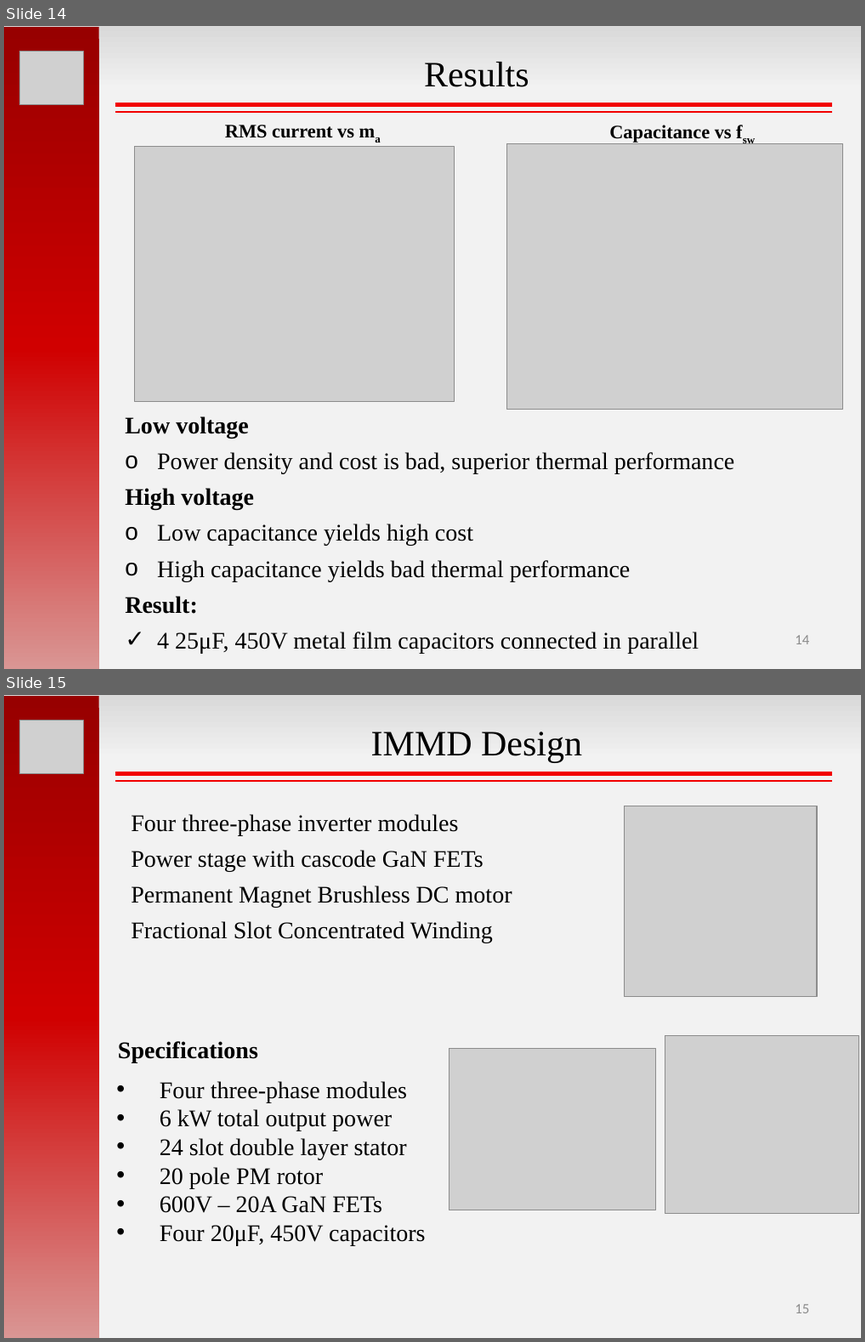
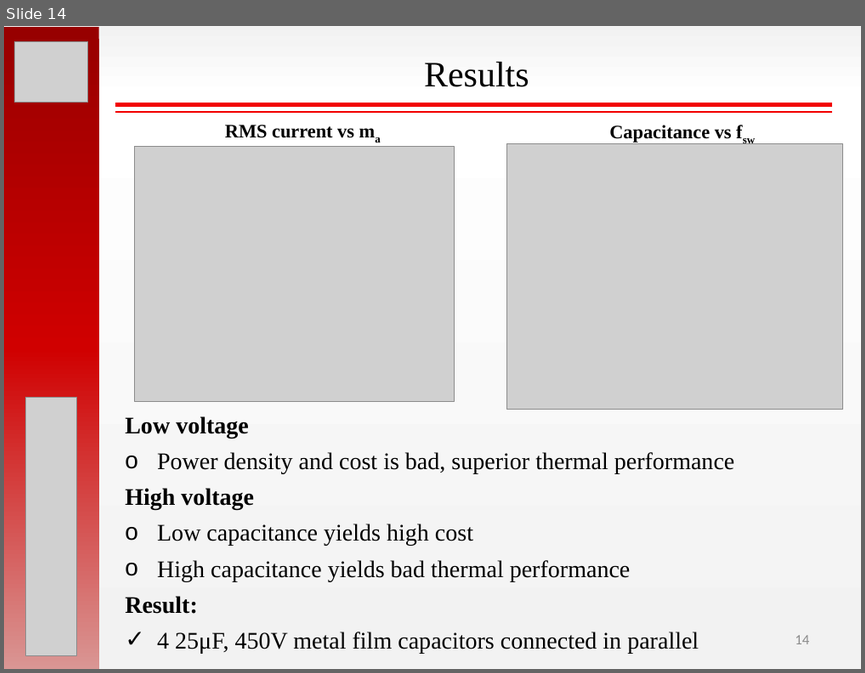
Before and after one commit to hakanpolat/IMMD, a slide deck: ISIE 2017/sunum/ISIE2017_OralPres_Mesut_Uğur.pptx. Shown one above the other, each under a label of ours: slides 14 and 15 before the commit, slide 14 after it. The pictures are 865x1342 and 865x673 pixels, drawn with LibreOffice and Linux fonts; fonts in the diff are those of the drawing; grey boxes stand for pictures. Boxes give left, top, right and bottom in pixels: in the first picture for what was removed or moved away, otherwise in the second. Text is boxed around its words. In the diff, an @@ line names an element or a change of style, - is before the commit and + after.

```diff
--- a/ISIE 2017/sunum/ISIE2017_OralPres_Mesut_Uğur.pptx
+++ b/ISIE 2017/sunum/ISIE2017_OralPres_Mesut_Uğur.pptx
@@ slide 15 removed at <box>4,695,861,1338</box>, background gradient #D9D9D9 to #F2F2F2 @@
@@ rectangle removed at <box>4,696,99,1338</box> @@
@@ picture removed at <box>19,720,84,773</box> @@
@@ text removed at <box>371,732,582,762</box> @@
-IMMD Design
@@ line removed from (115, 774) to (833, 774) @@
@@ line removed from (115, 781) to (833, 781) @@
@@ text removed at <box>131,814,512,942</box> @@
-Four three-phase inverter modules
-Power stage with cascode GaN FETs
-Permanent Magnet Brushless DC motor
-Fractional Slot Concentrated Winding
@@ picture removed at <box>624,805,817,996</box> @@
@@ text removed at <box>118,1041,258,1063</box> @@
-Specifications
@@ picture removed at <box>449,1049,656,1211</box> @@
@@ picture removed at <box>665,1036,859,1213</box> @@
@@ text removed at <box>160,1081,426,1245</box> @@
-• Four three-phase modules
-• 6 kW total output power
-• 24 slot double layer stator
-• 20 pole PM rotor
-• 600V – 20A GaN FETs
-• Four 20μF, 450V capacitors
@@ page number removed at <box>794,1304,809,1313</box> @@
-15
@@ slide 14 changed as well @@
@@ background gradient #D9D9D9 to #F2F2F2 to gradient #F2F2F2 to #FFFFFF @@
@@ picture: place and size @@
-picture at <box>19,51,84,104</box>
+picture at <box>15,41,88,102</box>
@@ picture added at <box>25,397,77,656</box> @@
```
Also in this commit, not shown: 14 other slides changed, 2 slides added, 4 other slides removed.
